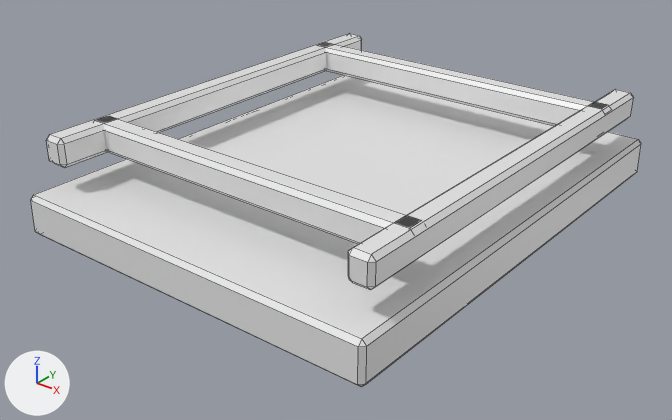
The FBX model Assets/FBX/generated/SM_Ship_Smuggler_01_Cargo.fbx as it was, and as the next commit left it.
Camera for both pictures: a 50 mm lens placed at (252.0, -331.0, 187.0), pointed at (-1.0, -15.0, -9.0). Every picture has the same lights, and +X, +Y and +Z are marked at lower left. The picture after the commit comes second. Mesh edges are drawn as thin lines.

Names of what the first picture shows: 'SM_Ship_Smuggler_01_Cargo'.
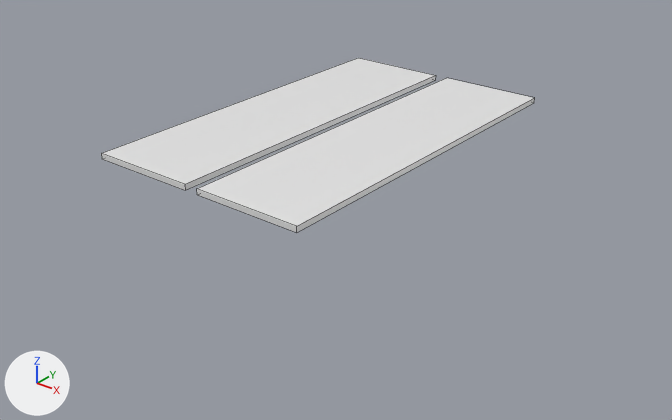
Where the change shows, as pixel boxes [x1, y1, x2, y2] in the pictures (672 x 420 px):
'SM_Ship_Smuggler_01_Cargo', reshaped, moved (29% narrower, 51% shorter)
    before: [31, 34, 641, 387]
    after: [101, 58, 535, 232]
part 1 of me_cube_127, added
    after: [197, 78, 535, 232]
part 2 of me_cube_127, added
    after: [101, 58, 436, 190]
part 3 of me_cube_127, deleted
    before: [31, 75, 641, 387]
part 4 of me_cube_127, deleted
    before: [321, 44, 607, 126]
part 5 of me_cube_127, deleted
    before: [98, 116, 419, 244]
part 6 of me_cube_127, deleted
    before: [348, 90, 634, 290]
part 7 of me_cube_127, deleted
    before: [47, 34, 362, 168]

Edits to the bpy script that builds the scene:
```text
Change me_cube_127:
    used by ob_sm_ship_smuggler_01_cargo; location = (0.0, 0.0, 3.7)
    remove me_cube_127.from_pydata(...)  # 120 vertices, 130 faces; spans x -95.0..95.0, y -120.0..120.0, z -14.0..33.0
    add me_cube_127.from_pydata(...)  # 16 vertices, 12 faces; spans x -55.0..55.0, y -90.0..90.0, z -1.0..1.0
    me_cube_127 part 1: a new loose piece, a box spanning x 3.4..54.7, y -89.8..89.8, z -1.3..1.3, in mat_m_cargo_rack (white #e7e7e7)
    me_cube_127 part 2: a new loose piece, a box spanning x -54.7..-3.4, y -89.8..89.8, z -1.3..1.3, in mat_m_cargo_rack (white #e7e7e7)
    me_cube_127 part 3: the loose piece of 24 vertices spanning x -95.0..95.0, y -120.0..120.0, z -14.0..6.0 is deleted
    me_cube_127 part 4: the loose piece of 24 vertices spanning x -90.0..90.0, y 74.0..86.0, z 19.0..33.0 is deleted
    me_cube_127 part 5: the loose piece of 24 vertices spanning x -90.0..90.0, y -86.0..-74.0, z 19.0..33.0 is deleted
    me_cube_127 part 6: the loose piece of 24 vertices spanning x 79.0..91.0, y -110.0..110.0, z 19.0..33.0 is deleted
    me_cube_127 part 7: the loose piece of 24 vertices spanning x -91.0..-79.0, y -110.0..110.0, z 19.0..33.0 is deleted
Change ob_sm_ship_smuggler_01_cargo:
    ob_sm_ship_smuggler_01_cargo.location: (0.0, 0.0, 3.7) -> (0.0, -17.1, 35.1)
```
